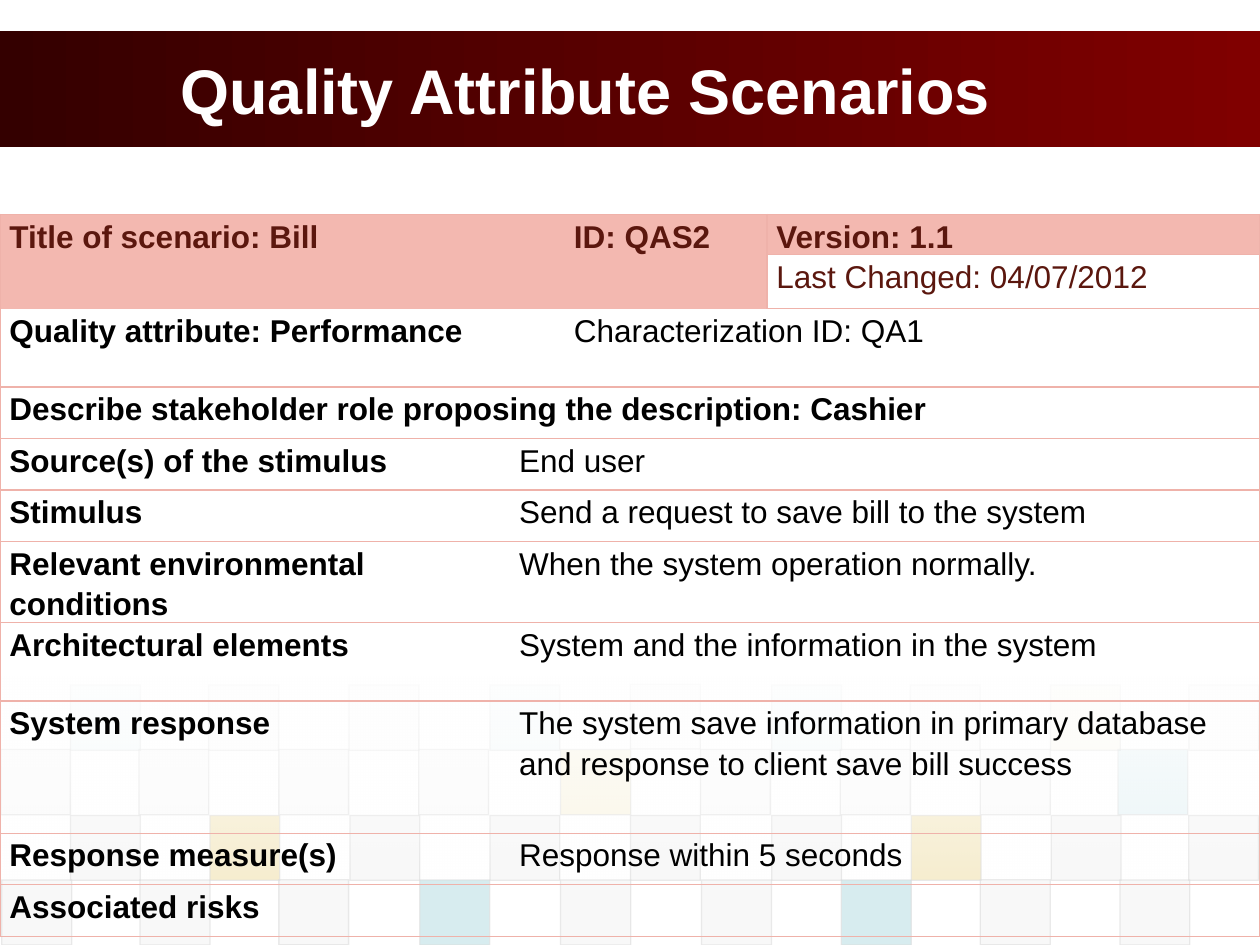
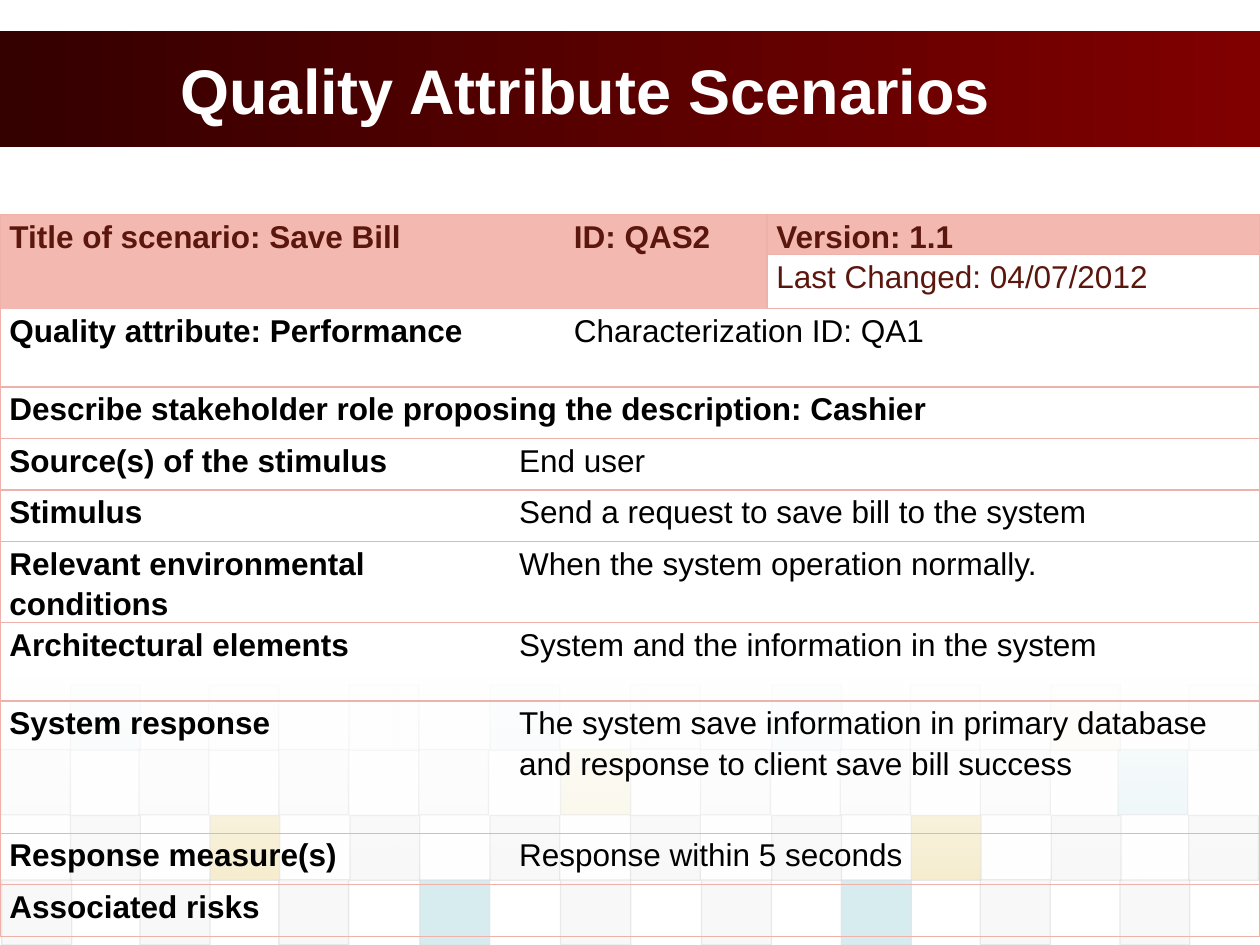
Before and after one commit to vucongthuc/hit-team-2012, a slide deck: slide 22 of Architect and Design/Final Project/K15T2_Team2_FinalProject/POS_Presentation/POS_PresentationSlide.pptx (slide 20 before the commit). Drawn at 1260x945 pixels with LibreOffice and Linux fonts; fonts in the diff are those of the drawing; background and template pictures are left out. Boxes give left, top, right and bottom in pixels: in the first picture for what was removed or moved away, otherwise in the second. Text is boxed around its words. In the diff, an @@ line names an element or a change of style, - is before the commit and + after.

```diff
--- a/Architect and Design/Final Project/K15T2_Team2_FinalProject/POS_Presentation/POS_PresentationSlide.pptx
+++ b/Architect and Design/Final Project/K15T2_Team2_FinalProject/POS_Presentation/POS_PresentationSlide.pptx
@@ table at box(0, 214, 1260, 945) @@
-row 1, column 1: Title of scenario: Bill
+row 1, column 1: Title of scenario: Save Bill
```
Also in this commit, not shown: 2 other slides changed, 4 slides added, 1 slide removed, 6 other files.
